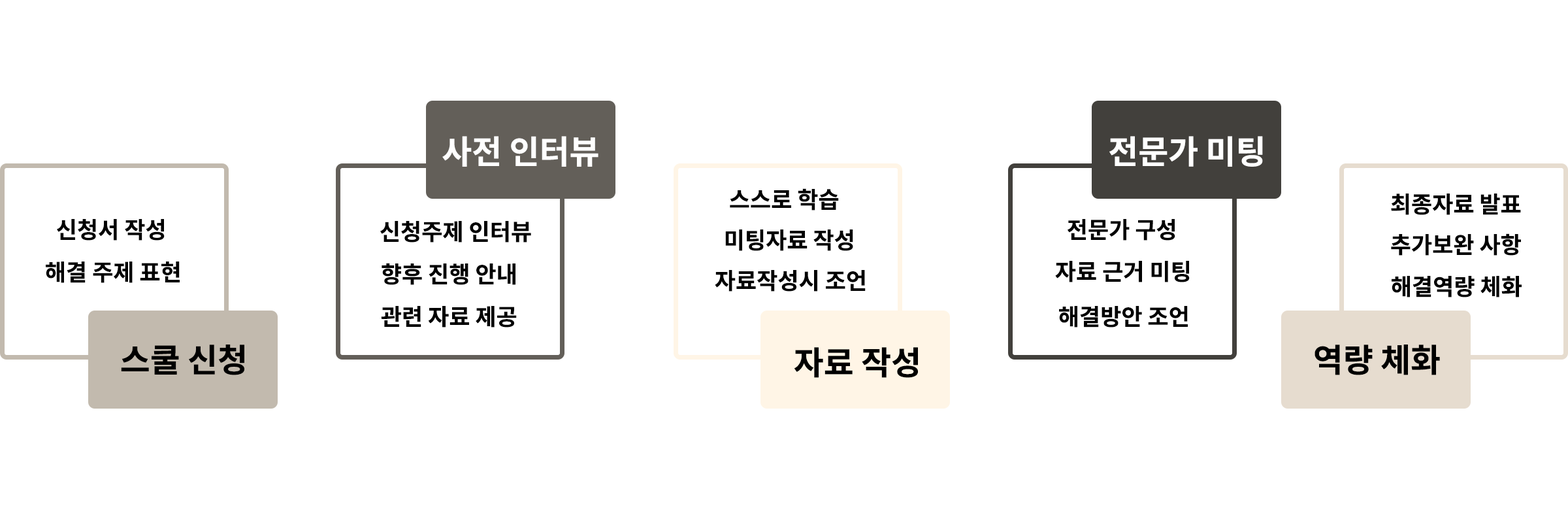
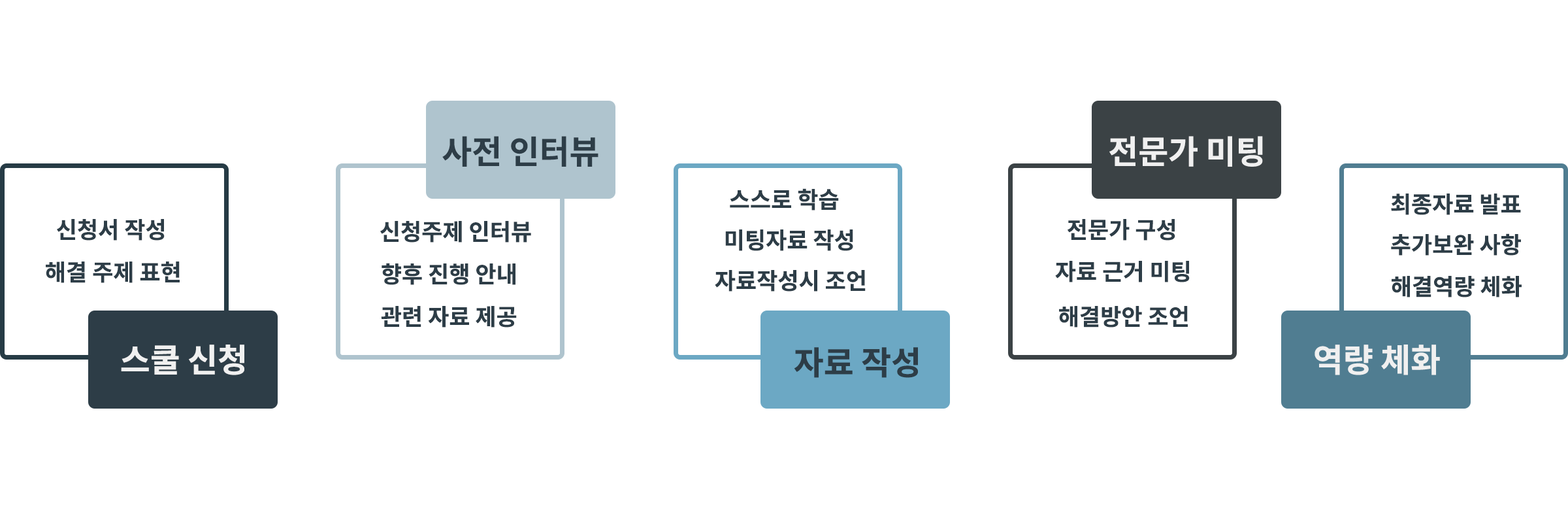
Two versions of the same layered image (1568x523). Layer-by-layer changes:
painted on "해결 주제 표현" over [45, 261, 180, 283]
painted on "해결방안 조언" over [1059, 305, 1188, 328]
painted on "해결역량 체화" over [1391, 275, 1522, 298]
painted on "추가보완 사항" over [1390, 233, 1521, 256]
painted on "자료 근거 미팅" over [1055, 260, 1190, 283]
painted on "자료작성시 조언" over [714, 269, 866, 292]
painted on "관련 자료 제공" over [380, 305, 517, 328]
painted on "향후 진행 안내" over [381, 262, 516, 285]
painted on "신청주제 인터뷰" over [380, 220, 532, 243]
painted on "전문가 미팅" over [1109, 135, 1263, 167]
painted on "사전 인터뷰" over [442, 135, 599, 167]
painted on "역량 체화" over [1314, 344, 1440, 376]
painted on "자료 작성" over [793, 346, 918, 378]
painted on "스쿨 신청" over [120, 344, 245, 376]
painted on "모서리가 둥근 직사각형 2" (1st of 5) over [1281, 310, 1471, 409]
painted on "모서리가 둥근 직사각형 2" (2nd of 5) over [1091, 100, 1282, 199]
painted on "모서리가 둥근 직사각형 2" (3rd of 5) over [760, 310, 950, 409]
painted on "모서리가 둥근 직사각형 2" (4th of 5) over [425, 100, 616, 199]
painted on "모서리가 둥근 직사각형 2" (5th of 5) over [88, 310, 278, 409]
painted on "모서리가 둥근 직사각형 1" (1st of 5) over [1339, 163, 1568, 360]
painted on "모서리가 둥근 직사각형 1" (2nd of 5) over [1008, 163, 1237, 360]
painted on "모서리가 둥근 직사각형 1" (3rd of 5) over [673, 163, 903, 360]
painted on "모서리가 둥근 직사각형 1" (4th of 5) over [335, 163, 565, 360]
painted on "모서리가 둥근 직사각형 1" (5th of 5) over [0, 163, 229, 360]
…and 5 more changes (5 painted)
